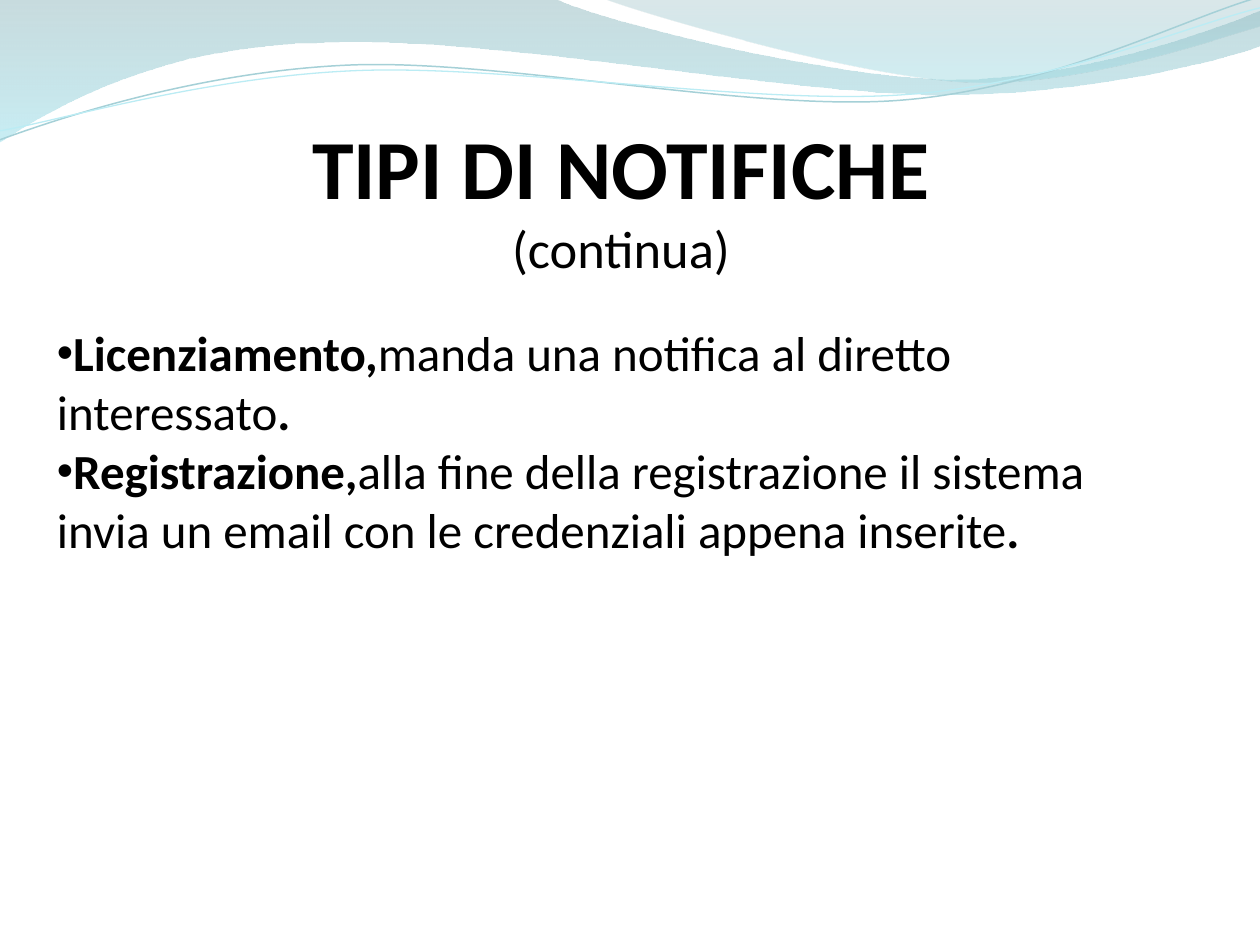
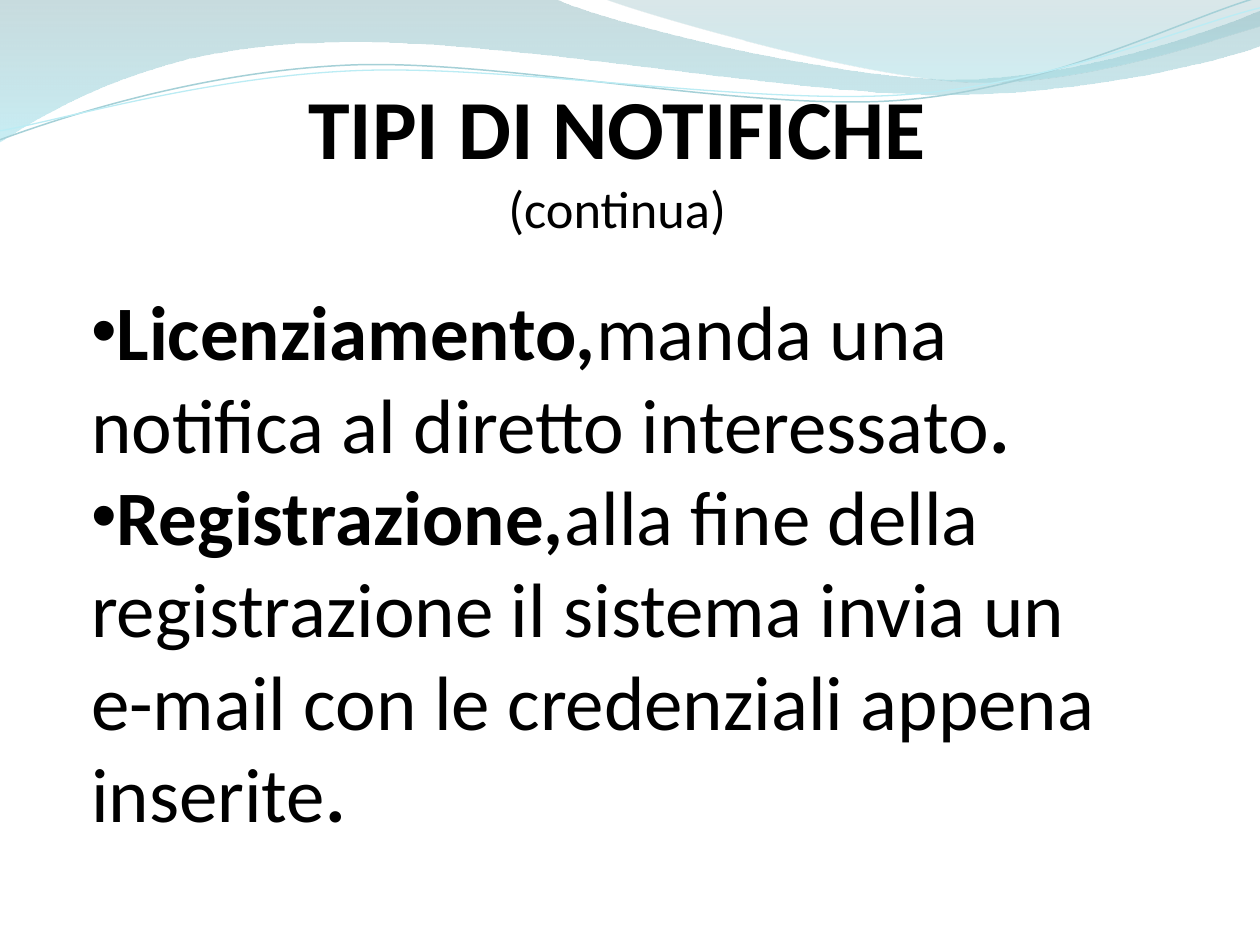
Before and after one commit to ammirate/at-silo, a slide deck: slide 3 of Presentazione/Atsilo1/Bottiglieri/Atsilo_A_GianfrancoB.pptx. Drawn at 1260x945 pixels with LibreOffice and Linux fonts; fonts in the diff are those of the drawing. Boxes give left, top, right and bottom in pixels: in the first picture for what was removed or moved away, otherwise in the second. Text is boxed around its words. In the diff, an @@ line names an element or a change of style, - is before the commit and + after.

```diff
--- a/Presentazione/Atsilo1/Bottiglieri/Atsilo_A_GianfrancoB.pptx
+++ b/Presentazione/Atsilo1/Bottiglieri/Atsilo_A_GianfrancoB.pptx
@@ text "TIPI DI NOTIFICHE" rewrapped from box(312, 144, 929, 275) to box(308, 89, 925, 235) @@
@@ text "Licenziamento,manda una notifica al diretto ...": place and size @@
-text "Licenziamento,manda una notifica al diretto ..." at box(57, 336, 1084, 556)
+text "Licenziamento,manda una notifica al diretto ..." at box(91, 306, 1094, 823)
@@ text at box(91, 306, 1010, 454): size 28 to 44 pt in "Licenziamento,manda una notifica al diretto interessato." @@
@@ text at box(91, 491, 1094, 823): text changed; size 28 to 44 pt @@
-• Registrazione,alla fine della registrazione il sistema invia un email con le credenziali appena inserite.
+• Registrazione,alla fine della registrazione il sistema invia un
+e-mail con le credenziali appena inserite.
```
Also in this commit, not shown: 3 other slides changed, 4 slides added, 1 slide removed.
